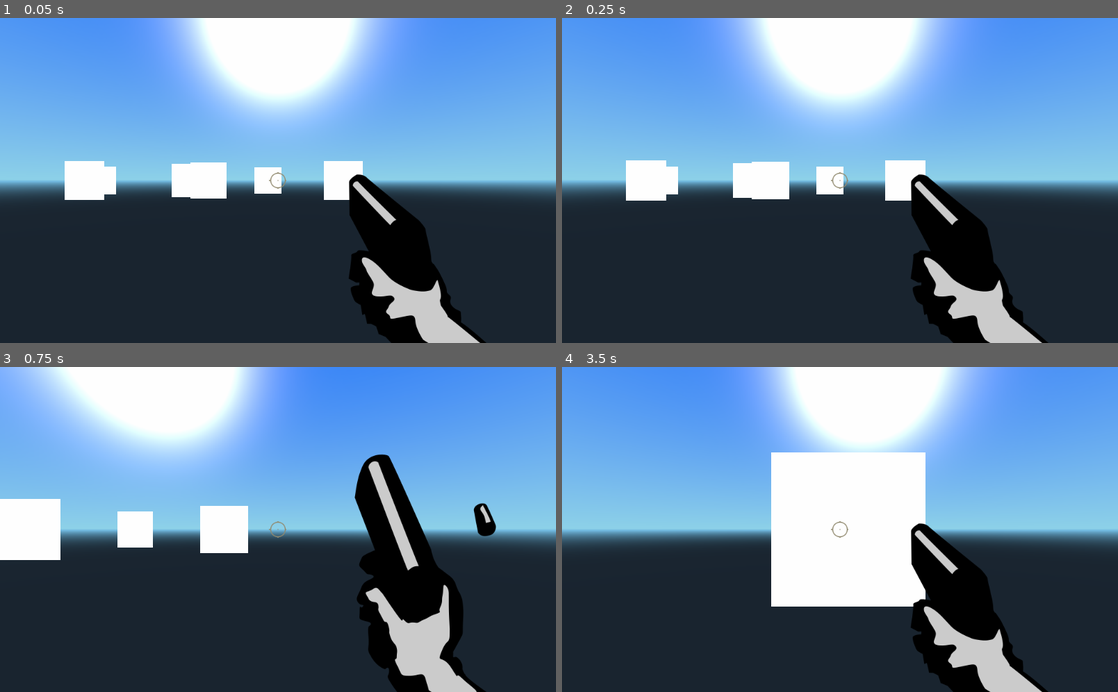
Above: before the commit, frames 1-4 (two rows, left to right).
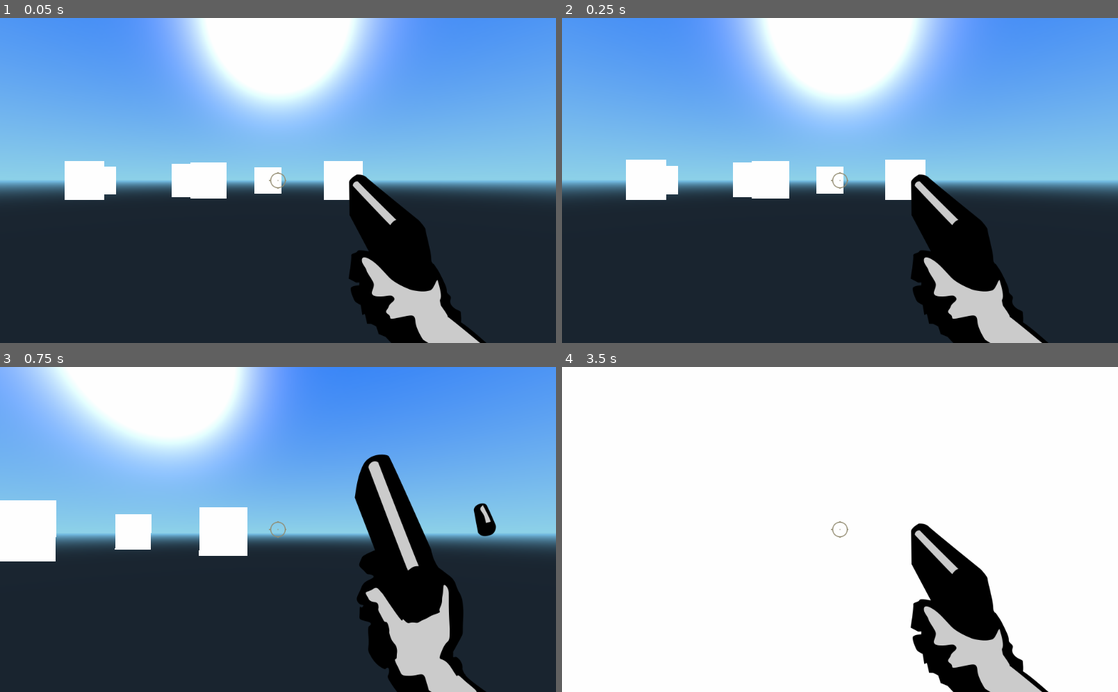
Above: after the commit, the same moments.

Repository: Requiem/Invasion-Charlotte
Game: Godot game, scene res://World.tscn
The game is run twice, just before and just after one commit, with the same random seed, the same clock (stepped at 60 frames per second) and the same inputs.
Inputs (mouse positions are in pixels of both pictures, inside the frame that each line leads up to):
- Up to frame 1 (0.05 s): no input
- Up to frame 2 (0.25 s): no input
- Up to frame 3 (0.75 s): move the mouse to (305, 529) at 0.52 s; press the mouse at (305, 529) at 0.53 s; hold W (move_forwards) from 0.53 s (still down)
- Up to frame 4 (3.5 s): keep holding W (move_forwards); move the mouse to (812, 529) at 1.27 s; release the mouse at (812, 529) at 1.28 s; click (812, 529) at 1.35 s; move the mouse to (851, 523) at 2.02 s; press the mouse at (851, 523) at 2.03 s; move the mouse to (834, 536) at 2.77 s; release the mouse at (834, 536) at 2.78 s; click (834, 536) at 2.85 s

Frame 1 is identical in both runs. In frame 2, 0.1% of the frame differs, in the area x 11-66%, y 43-57%; in frame 3, 3.1%; in frame 4, 75%, in the area x 0-100%, y 0-100%.

Commit message:
y axis enabled for player

Diff:
--- a/Player.gd
+++ b/Player.gd
@@ -2,6 +2,7 @@
 
 const MOVE_SPEED = 4
 const MOUSE_SENS = 0.5
+const gravity = 9.8
 
 onready var anim_player = $AnimationPlayer
 onready var raycast = $RayCast
@@ -14,6 +15,7 @@
 func _input(event):
 	if event is InputEventMouseMotion:
 		rotation_degrees.y -= MOUSE_SENS * event.relative.x
+		rotation_degrees.x -= MOUSE_SENS * event.relative.y
 
 func _process(delta):
 	if Input.is_action_pressed("exit"):
@@ -35,6 +37,9 @@
 	move_vec = move_vec.rotated(Vector3(0, 1, 0), rotation.y)
 	move_and_collide(move_vec * MOVE_SPEED * delta)
 
+	move_vec.y -= gravity * delta
+	move_vec = move_and_slide(move_vec, Vector3.UP)
+
 	if Input.is_action_pressed("shoot") and !anim_player.is_playing():
 		anim_player.play("shoot")
 		var coll = raycast.get_collider()
